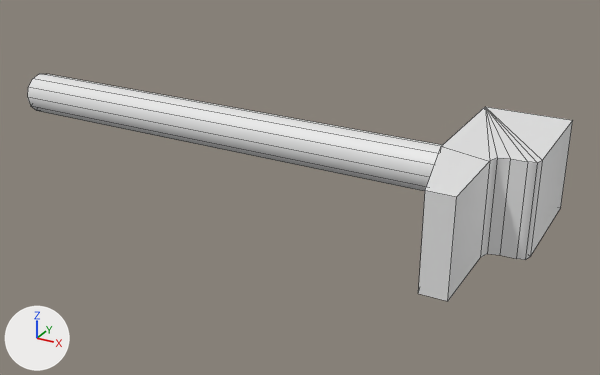
The FBX model Assets/ART/Meshes/SM_Hammer.fbx: old version first, new version second.
Before and after are seen from a 50 mm lens placed at (0.22, -0.332, 0.151), pointed at (0.033, 0.008, -0.019). Every picture has the same lights, and +X, +Y and +Z are marked at lower left. The older version comes first. Mesh edges are drawn as thin lines. Where no turn or scale is listed for an object, it has been applied to the vertices.

In view in the first picture: 'SM_Hammer'.
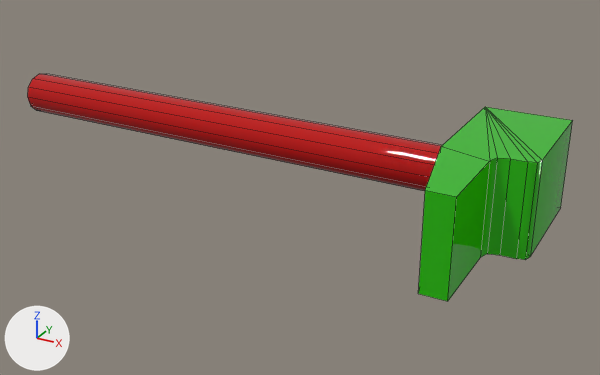
The newer file is also turned or shifted as a whole; pictures and numbers use the older file's frame.

What differs and where, as boxes [x1, y1, x2, y2] in the pictures (600 x 375 px):
part 1 of me_mesh, recoloured (white to red)
    both: [28, 74, 442, 191]
part 2 of me_mesh, recoloured (white to green)
    both: [418, 107, 573, 301]

What the commit changed:
Material 'M_Metal_02' (mat_m_metal_02) is new.
Its base color is (0.019, 0.5, 0.0) (green #26bc00).
Its roughness is 0.0.
Material 'M_Wood_01' (mat_m_wood_01) is new.
Its base color is (0.5, 0.0, 0.0) (red #bc0000).
Its roughness is 0.0.
me_mesh has 47 vertices, 50 faces and spans x -0.154..0.154, y -0.055..0.055, z -0.023..0.023.
me_mesh is used by ob_sm_hammer; location (0.0, 0.0, 0.0).
me_mesh part 1: all 24 faces centred in x -0.154..-0.021, y 0.01..0.032, z -0.011..0.011 switch from no material to mat_m_wood_01 (red #bc0000).
me_mesh part 2: all 26 faces centred in x 0.111..0.154, y -0.055..0.055, z -0.023..0.023 switch from no material to mat_m_metal_02 (green #26bc00).
